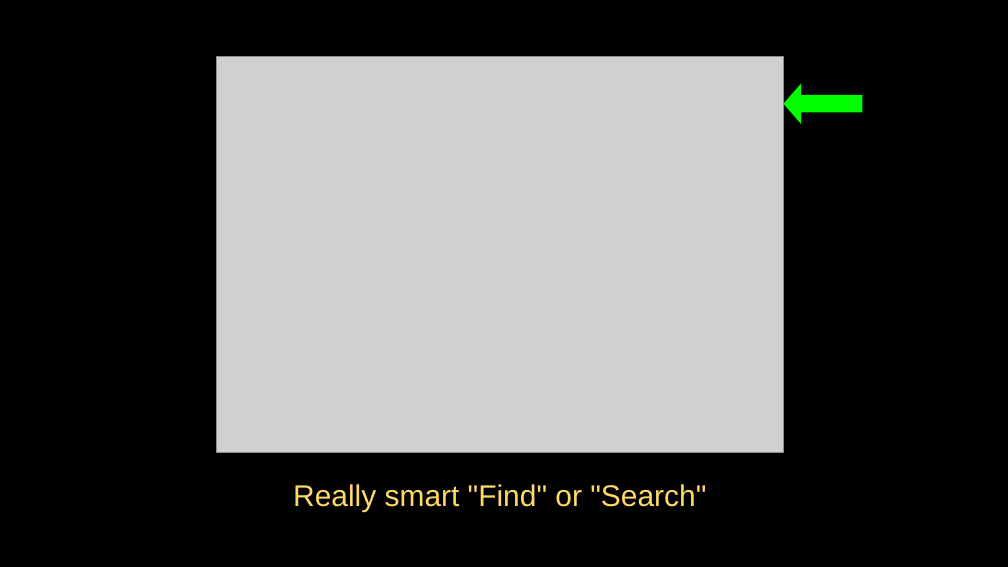
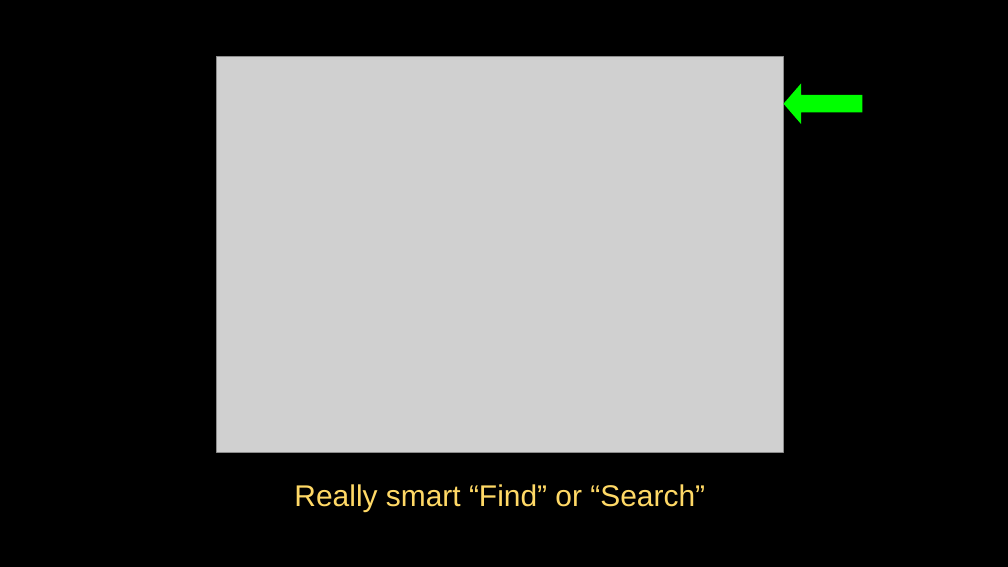
Before and after one commit to csev/py4e, a slide deck: slide 4 of lectures3/Pythonlearn-11-Regex.pptx. Drawn at 1008x567 pixels with LibreOffice and Linux fonts; fonts in the diff are those of the drawing; grey boxes stand for pictures. Boxes give left, top, right and bottom in pixels: in the first picture for what was removed or moved away, otherwise in the second. Text is boxed around its words. In the diff, an @@ line names an element or a change of style, - is before the commit and + after.

```diff
--- a/lectures3/Pythonlearn-11-Regex.pptx
+++ b/lectures3/Pythonlearn-11-Regex.pptx
@@ text at [294,484,705,511]: text changed @@
-Really smart "Find" or "Search"
+Really smart “Find” or “Search”
```
Also in this commit, not shown: 24 other slides changed, 1 slide added, 3 other files.
